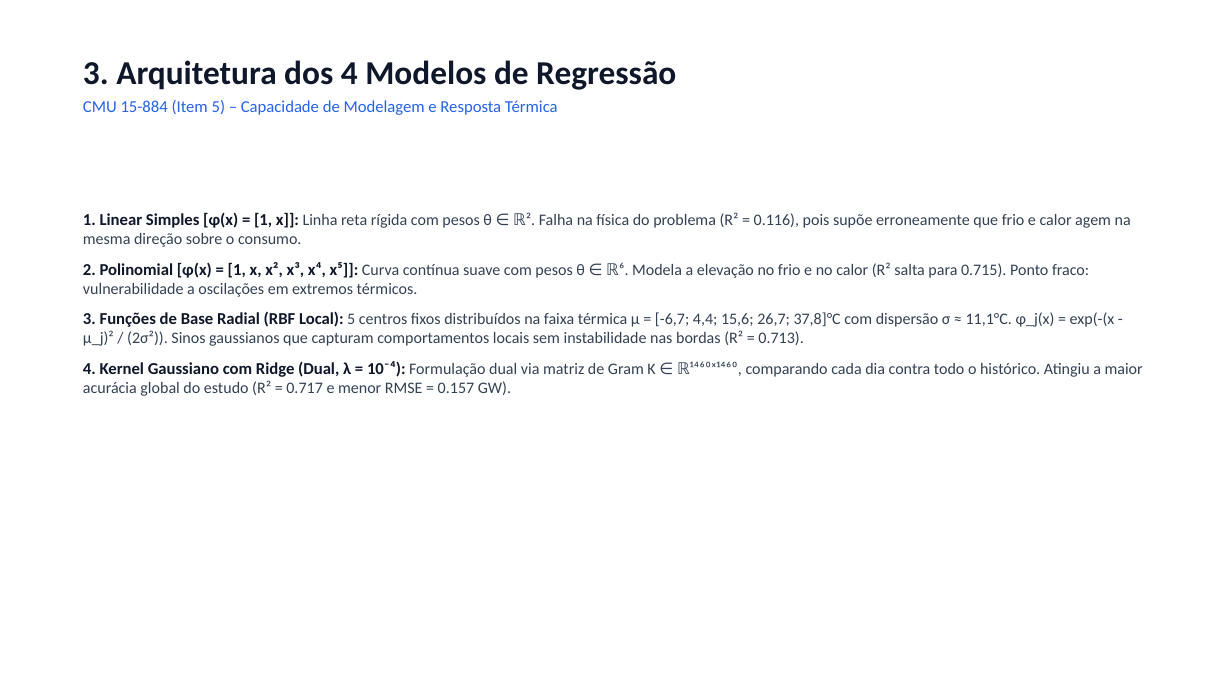
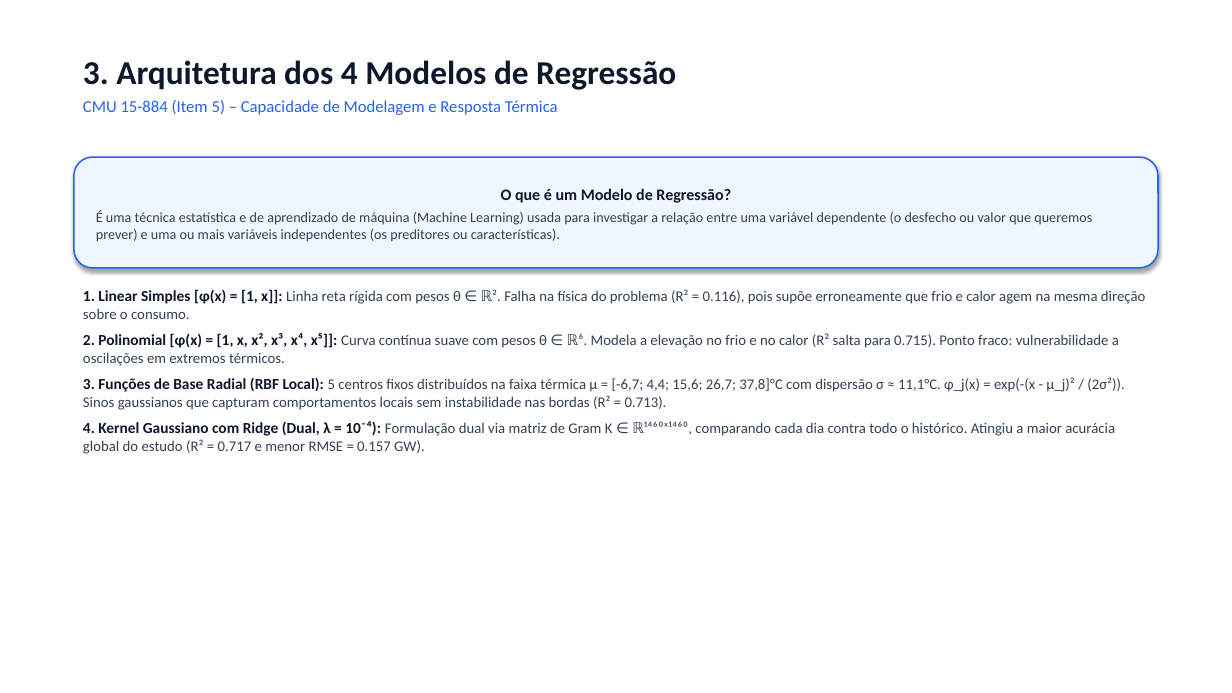
Before and after one commit to AldairAzevedo/energy-demand-forecast, a slide deck: slide 4 of presentation/slides_apresentacao.pptx. Drawn at 1232x693 pixels with LibreOffice and Linux fonts; fonts in the diff are those of the drawing. Boxes give left, top, right and bottom in pixels: in the first picture for what was removed or moved away, otherwise in the second. Text is boxed around its words. In the diff, an @@ line names an element or a change of style, - is before the commit and + after.

Commit message:
refactor(slides): move explicit definition of Regression Model to slide 4 and restore slide 3

```diff
--- a/presentation/slides_apresentacao.pptx
+++ b/presentation/slides_apresentacao.pptx
@@ rounded rectangle added at <box>74,157,1158,268</box>, fill #EFF6FF, outline #2563EB 1.2 pt, 11 pt, text #334155 @@
+O que é um Modelo de Regressão?
+É uma técnica estatística e de aprendizado de máquina (Machine Learning) usada para investigar a relação entre uma variável dependente (o desfecho ou valor que queremos prever) e uma ou mais variáveis independentes (os preditores ou características).
@@ text "1. Linear Simples [φ(x) = ...": place and size @@
-text "1. Linear Simples [φ(x) = ..." at <box>83,212,1143,396</box>
+text "1. Linear Simples [φ(x) = ..." at <box>83,289,1145,454</box>
@@ text "1. Linear Simples [φ(x) = ..." at <box>83,289,1145,454</box>: size 13 to 12 pt in "1. Linear Simples [φ(x) = [1, x]]:", "2. Polinomial [φ(x) = [1, x, x², ...", "3. Funções de Base Radial (RBF Local):", "4. Kernel Gaussiano com Ridge (Dual, λ ..."; size 12.5 to 11.5 pt in "Linha reta rígida com pesos θ ∈ ...", "Curva contínua suave com pesos θ ∈ ...", "5 centros fixos distribuídos na faixa térmica ...", "Formulação dual via matriz de Gram K ..."; less space between paragraphs @@
```
Also in this commit, not shown: 1 other slide changed, 2 other files.
